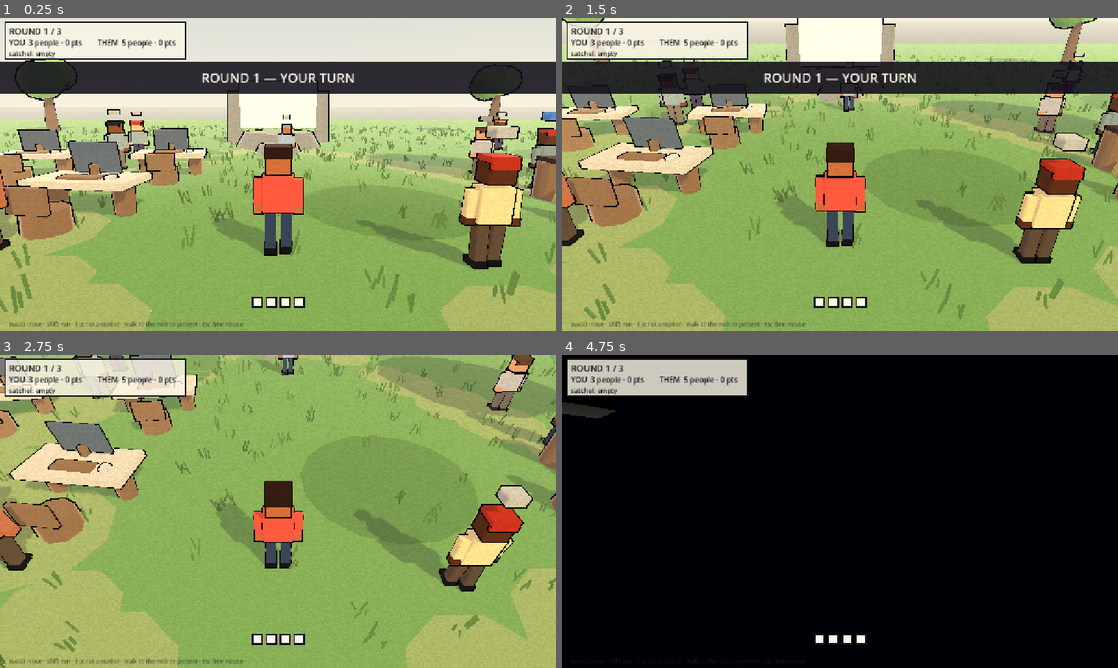
Above: before the commit, frames 1-4 (two rows, left to right).
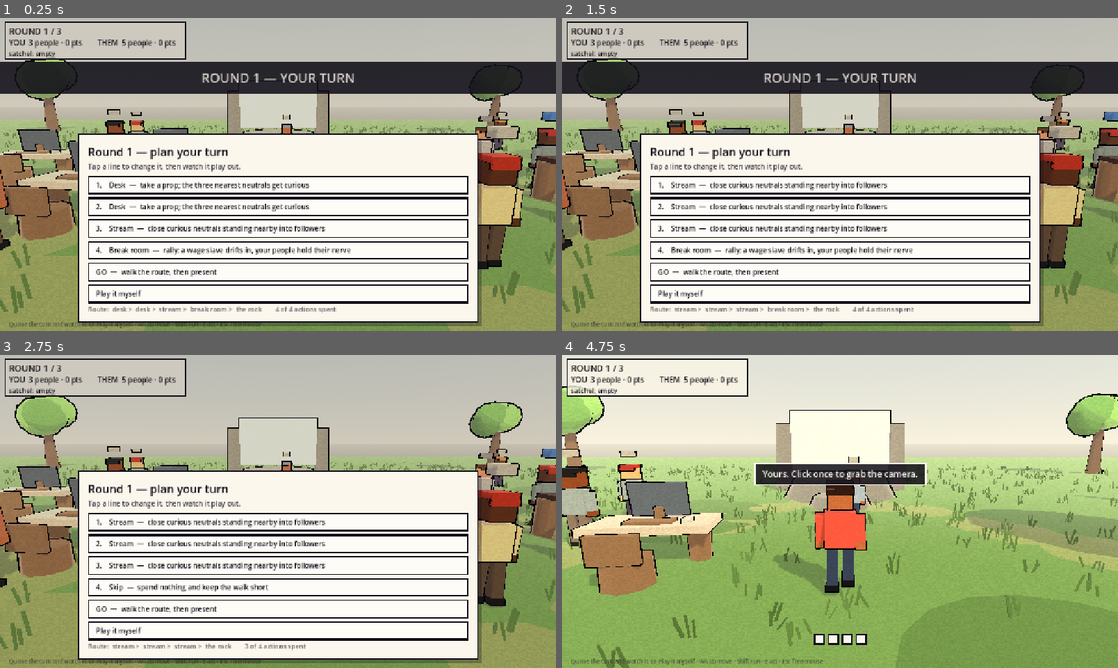
Above: after the commit, the same moments.

Repository: nathandunn/flipbook-field
Game: Godot game, scene res://scenes/main.tscn
Two runs of this game, one before a commit and one after it. Both use one fixed random seed, a clock stepped at 60 frames per second and the inputs below.
Inputs (mouse positions are in pixels of both pictures, inside the frame that each line leads up to):
- Up to frame 1 (0.25 s): no input
- Up to frame 2 (1.5 s): click (840, 183) at 0.5 s, where only the run after the commit has a clickable "1. Desk — take a prop, the th…"; click (840, 205) at 1.25 s, where only the run after the commit has a clickable "2. Desk — take a prop, the th…"
- Up to frame 3 (2.75 s): click (278, 586) at 2 s, where only the run after the commit has a clickable "4. Break room — rally: a wage…"
- Up to frame 4 (4.75 s): click (840, 630) at 2.75 s, where only the run after the commit has a clickable "Play it myself"; move the mouse to (867, 511) at 3.52 s; hold Shift (run) 3.53-4.28 s; hold W (move_forward) from 3.53 s (still down); move the mouse to (812, 511) at 4.27 s; tap E (interact) at 4.35 s; tap Shift (run) at 4.55 s

The runs differ from the first frame. In frame 1, 85% of the frame differs, in the area x 0-100%, y 0-100%; in frame 2, 86%; in frame 3, 96%; in frame 4, 98%.

Commit message:
Turn planner: queue the four actions, then watch the route play out
Every turn now opens on a planner instead of dropping you into the world.
Four slots cycling desk / stream / break room / skip, GO to watch the
character walk it, Take over to stop mid-route and keep what is unspent,
Play it myself to walk it by hand as before.

- planner.gd     new. Pure UI; knows the three verbs' names and nothing else
- player.gd      auto_target - walks itself there, overrides input_locked
- game.gd        _run_plan walks the route and fires the verbs
- build.sh       --import pass, or a class_name in a new script cannot resolve

Co-Authored-By: Claude Opus 5 <noreply@anthropic.com>
Claude-Session: https://claude.ai/code/session_01QVFjdR5Wx9YraLvh63mEVL

Diff:
--- a/project/scripts/game.gd
+++ b/project/scripts/game.gd
@@ -41,6 +41,11 @@
 var _used_names: Array[String] = []
 var _busy: bool = false
 var talk_cam: Camera3D
+
+var planner: Planner
+## True while a queued route is being walked. Cleared by "Take over", which is
+## how the autopilot loop knows to stop and hand the controls back.
+var _auto: bool = false
 
 
 func _ready() -> void:
@@ -70,8 +75,17 @@
 	talk_ui.finished.connect(_on_talk_finished)
 	talk_ui.round_closed.connect(_on_round_closed)
 
+	# Added in code rather than in the scene so the whole turn-planning feature is
+	# one file plus its wiring, and deleting it is one line.
+	planner = Planner.new()
+	planner.name = "Planner"
+	$UI.add_child(planner)
+	planner.plan_ready.connect(_on_plan_ready)
+	planner.manual.connect(_on_manual)
+	planner.took_over.connect(_on_took_over)
+
 	hud.set_hint(
-		"WASD move · Shift run · E act at a station · walk to the rock to present · Esc free mouse"
+		"Queue the turn and watch it, or Play it myself · WASD move · Shift run · E act · Esc free mouse"
 	)
 	_begin_player_turn()
 
@@ -153,6 +167,13 @@
 		p.resolve = false
 	_refresh_hud()
 	hud.banner("ROUND %d — YOUR TURN" % round_no, 2.0)
+
+	# The turn opens on the planner. Walking it by hand is one tap away, so this
+	# costs a player who wants the controls nothing but that tap.
+	_auto = false
+	_busy = true
+	player.auto_target = null
+	planner.open(round_no, actions_left)
 
 
 func _refresh_hud() -> void:
@@ -226,6 +247,98 @@
 			_act_break(Arch.Side.PLAYER)
 	_tick_influencers(Arch.Side.PLAYER)
 	_refresh_hud()
+
+
+# --- the queued turn ---------------------------------------------------------
+
+func _on_manual() -> void:
+	_auto = false
+	_busy = false
+	hud.toast("Yours. Click once to grab the camera.")
+
+
+## The player pressed Take over mid-route: stop at the next check, keep whatever
+## actions are unspent, hand the controls back.
+func _on_took_over() -> void:
+	_auto = false
+
+
+func _on_plan_ready(plan: Array) -> void:
+	_run_plan(plan)
+
+
+## Where a queued verb actually happens. Desks pick the nearest one, so a route
+## that gathers twice does not cross the field to do it.
+func _station_point(kind: int) -> Vector3:
+	match kind:
+		Office.St.STREAM:
+			return office.stream_point
+		Office.St.BREAK:
+			return office.break_point
+		Office.St.ROCK:
+			return office.rock_point
+	var best: Vector3 = office.desk_points[0]
+	var best_d := INF
+	for d in office.desk_points:
+		var dd: float = player.global_position.distance_to(d)
+		if dd < best_d:
+			best_d = dd
+			best = d
+	return best
+
+
+func _walk_player_to(pos: Vector3, max_time: float = 16.0) -> void:
+	player.auto_target = pos
+	var t := 0.0
+	while t < max_time and player.auto_target != null and _auto:
+		await get_tree().process_frame
+		t += get_process_delta_time()
+	player.auto_target = null
+
+
+func _run_plan(plan: Array) -> void:
+	_auto = true
+	_busy = true
+
+	var total: int = plan.size()
+	for i in range(total):
+		if not _auto or actions_left <= 0:
+			break
+		var kind := int(plan[i])
+		planner.running(i + 1, total, "Heading for the %s." % Planner.verb_name(kind).to_lower())
+		await _walk_player_to(_station_point(kind))
+		if not _auto:
+			break
+
+		actions_left -= 1
+		match kind:
+			Office.St.DESK:
+				_act_desk(Arch.Side.PLAYER)
+			Office.St.STREAM:
+				_act_stream(Arch.Side.PLAYER)
+			Office.St.BREAK:
+				_act_break(Arch.Side.PLAYER)
+		_tick_influencers(Arch.Side.PLAYER)
+		_refresh_hud()
+		# A beat to read the toast before the next leg starts.
+		await get_tree().create_timer(0.9).timeout
+
+	if not _auto:
+		planner.close()
+		_busy = false
+		hud.toast("Yours, with %d action%s left." % [actions_left, "" if actions_left == 1 else "s"])
+		return
+
+	planner.running(total, total, "Taking the rock.")
+	await _walk_player_to(office.rock_point)
+	planner.close()
+	# Taking over on the last leg means you did not want to present yet.
+	if not _auto:
+		_busy = false
+		hud.toast("Yours. Walk to the rock when you are ready.")
+		return
+	_auto = false
+	_start_talk(Arch.Side.PLAYER)
 
 
 # --- the three verbs ---------------------------------------------------------
--- /dev/null
+++ b/project/scripts/planner.gd
@@ -0,0 +1,268 @@
+## Planner — queue the turn's actions up front, then watch the route play out.
+##
+## The turn's real decision is where in the funnel to spend, and that decision is
+## made before you take a single step. Committing to a route and then watching it
+## execute makes the decision legible: you see what four actions actually cost in
+## walking, and you see the board react without your hands on it. Walking it by
+## hand is still there — this is a second way to take a turn, not a replacement.
+##
+## Pure UI. It knows the names of the three verbs and nothing else; [Game] owns
+## what they do.
+class_name Planner
+extends Control
+
+## [param plan] is an ordered Array of [enum Office.St] values with the skipped
+## slots already removed. An empty plan means "go straight to the rock".
+signal plan_ready(plan: Array)
+## The player would rather drive.
+signal manual()
+## Pressed mid-route: stop the autopilot, hand back the controls, keep whatever
+## actions are left.
+signal took_over()
+
+const PAPER := Color("fbf7ec")
+const INK := Color("12101a")
+
+## What a slot cycles through on each tap. -1 is "skip this action".
+const CYCLE: Array = [Office.St.DESK, Office.St.STREAM, Office.St.BREAK, -1]
+const SKIP := -1
+
+var _slots: Array = []
+## "off" | "plan" | "run"
+var _mode: String = "off"
+
+var _title: Label
+var _sub: Label
+var _hint: Label
+var _box: VBoxContainer
+var _panel_rect := Rect2()
+
+
+func _ready() -> void:
+	set_anchors_preset(Control.PRESET_FULL_RECT)
+	mouse_filter = Control.MOUSE_FILTER_STOP
+	visible = false
+
+	_title = _label(26, INK)
+	_sub = _label(16, Color(0.13, 0.11, 0.18, 0.85))
+	_hint = _label(15, Color(0.13, 0.11, 0.18, 0.70))
+	_hint.autowrap_mode = TextServer.AUTOWRAP_WORD_SMART
+
+	_box = VBoxContainer.new()
+	_box.add_theme_constant_override("separation", 7)
+	add_child(_box)
+
+
+func _label(size: int, col: Color) -> Label:
+	var l := Label.new()
+	l.add_theme_font_size_override("font_size", size)
+	l.add_theme_color_override("font_color", col)
+	l.mouse_filter = Control.MOUSE_FILTER_IGNORE
+	add_child(l)
+	return l
+
+
+# --- the three verbs, as the planner names them ------------------------------
+
+static func verb_name(v: int) -> String:
+	match v:
+		Office.St.DESK:
+			return "Desk"
+		Office.St.STREAM:
+			return "Stream"
+		Office.St.BREAK:
+			return "Break room"
+	return "Skip"
+
+
+static func verb_blurb(v: int) -> String:
+	match v:
+		Office.St.DESK:
+			return "take a prop; the three nearest neutrals get curious"
+		Office.St.STREAM:
+			return "close curious neutrals standing nearby into followers"
+		Office.St.BREAK:
+			return "rally: a wage slave drifts in, your people hold their nerve"
+	return "spend nothing and keep the walk short"
+
+
+# --- planning ----------------------------------------------------------------
+
+## Gather, gather, close, rally — the same legible line the nemesis plays, so
+## pressing Go without touching anything is a real turn rather than a trap.
+func _default_plan(budget: int) -> Array:
+	var base: Array = [Office.St.DESK, Office.St.DESK, Office.St.STREAM, Office.St.BREAK]
+	var out: Array = []
+	for i in range(budget):
+		out.append(base[i] if i < base.size() else Office.St.DESK)
+	return out
+
+
+func open(round_no: int, budget: int) -> void:
+	_mode = "plan"
+	if _slots.size() != budget:
+		_slots = _default_plan(budget)
+	visible = true
+	# The pointer is captured for camera look during play; the planner needs it back.
+	Input.mouse_mode = Input.MOUSE_MODE_VISIBLE
+	_title.text = "Round %d — plan your turn" % round_no
+	_sub.text = "Tap a line to change it, then watch it play out."
+	_rebuild()
+
+
+func _rebuild() -> void:
+	_clear()
+	for i in range(_slots.size()):
+		var v: int = int(_slots[i])
+		var b := _button("%d.    %s  —  %s" % [i + 1, verb_name(v), verb_blurb(v)])
+		b.pressed.connect(_cycle.bind(i))
+	_button("GO  —  walk the route, then present").pressed.connect(_go)
+	_button("Play it myself").pressed.connect(_by_hand)
+	_hint.text = _route_line()
+
+
+func _route_line() -> String:
+	var steps: Array[String] = []
+	for v in _slots:
+		if int(v) != SKIP:
+			steps.append(verb_name(int(v)).to_lower())
+	steps.append("the rock")
+	var spent := _slots.size()
+	for v in _slots:
+		if int(v) == SKIP:
+			spent -= 1
+	return "Route:  %s        %d of %d actions spent" % [
+		" >  ".join(steps), spent, _slots.size()
+	]
+
+
+func _cycle(i: int) -> void:
+	var at: int = CYCLE.find(int(_slots[i]))
+	_slots[i] = CYCLE[(at + 1) % CYCLE.size()]
+	_rebuild()
+
+
+func _go() -> void:
+	var plan: Array = []
+	for v in _slots:
+		if int(v) != SKIP:
+			plan.append(int(v))
+	_clear()
+	plan_ready.emit(plan)
+
+
+func _by_hand() -> void:
+	close()
+	manual.emit()
+
+
+# --- watching ----------------------------------------------------------------
+
+## Slim bar shown while the route plays: where we are, and one way out.
+func running(step: int, total: int, text: String) -> void:
+	_mode = "run"
+	visible = true
+	_title.text = "Walking the route — %d of %d" % [step, total]
+	_sub.text = text
+	_hint.text = ""
+	_clear()
+	_button("Take over — stop here, keep what is left").pressed.connect(_take_over)
+
+
+func _take_over() -> void:
+	close()
+	took_over.emit()
+
+
+func close() -> void:
+	_mode = "off"
+	visible = false
+	_clear()
+
+
+# --- widgets -----------------------------------------------------------------
+
+func _clear() -> void:
+	for c in _box.get_children():
+		# Removed before freeing, not just queued: a rebuild happens inside one
+		# frame and a deferred free would leave the old row still taking space.
+		_box.remove_child(c)
+		c.queue_free()
+
+
+## Paper cards with an ink border, matching the talk panel, so the whole UI reads
+## as printed on the same page as the world.
+func _button(text: String) -> Button:
+	var b := Button.new()
+	b.text = text
+	b.add_theme_font_size_override("font_size", 16)
+	b.custom_minimum_size = Vector2(560, 42)
+	b.focus_mode = Control.FOCUS_NONE
+	b.alignment = HORIZONTAL_ALIGNMENT_LEFT
+	b.add_theme_color_override("font_color", INK)
+	b.add_theme_color_override("font_hover_color", INK)
+	b.add_theme_color_override("font_pressed_color", PAPER)
+	b.add_theme_stylebox_override("normal", _card(Color(1, 1, 1, 0.55)))
+	b.add_theme_stylebox_override("hover", _card(Color(1, 1, 1, 0.95)))
+	b.add_theme_stylebox_override("pressed", _card(Color(0.13, 0.11, 0.18, 0.9)))
+	_box.add_child(b)
+	return b
+
+
+func _card(fill: Color) -> StyleBoxFlat:
+	var sb := StyleBoxFlat.new()
+	sb.bg_color = fill
+	sb.border_color = INK
+	sb.set_border_width_all(3)
+	sb.set_content_margin_all(10)
+	sb.content_margin_left = 18
+	return sb
+
+
+func _process(_delta: float) -> void:
+	if not visible:
+		return
+	var vp := get_viewport_rect().size
+	# A bottom bar rather than a centred dialog: the office has to stay visible
+	# while you plan a route through it.
+	var w: float = minf(920.0, vp.x - 40.0)
+	var tall: float = 150.0 if _mode == "run" else 120.0 + float(_slots.size() + 2) * 52.0
+	var h: float = minf(tall, vp.y * 0.70)
+	_panel_rect = Rect2(
+		Vector2(roundf(vp.x * 0.5 - w * 0.5), roundf(vp.y - h - 22.0)), Vector2(w, h)
+	)
+
+	var pad := 22.0
+	var x := _panel_rect.position.x + pad
+	var y := _panel_rect.position.y + pad
+
+	_title.size = _title.get_minimum_size()
+	_title.position = Vector2(x, y)
+	y += _title.size.y + 4
+
+	_sub.size = _sub.get_minimum_size()
+	_sub.position = Vector2(x, y)
+	y += _sub.size.y + 10
+
+	_box.position = Vector2(x, y)
+	_box.size = Vector2(_panel_rect.size.x - pad * 2.0, 0)
+	for c in _box.get_children():
+		(c as Control).custom_minimum_size.x = _panel_rect.size.x - pad * 2.0
+
+	_hint.size = Vector2(_panel_rect.size.x - pad * 2.0, 22)
+	_hint.position = Vector2(x, _panel_rect.end.y - pad - 18.0)
+
+	queue_redraw()
+
+
+func _draw() -> void:
+	if not visible:
+		return
+	var vp := get_viewport_rect().size
+	draw_rect(Rect2(Vector2.ZERO, vp), Color(0.07, 0.06, 0.1, 0.18), true)
+	draw_rect(
+		Rect2(_panel_rect.position + Vector2(8, 9), _panel_rect.size),
+		Color(0.07, 0.06, 0.1, 0.30), true
+	)
+	draw_rect(_panel_rect, PAPER, true)
+	draw_rect(_panel_rect, INK, false, 3.0)
--- a/project/scripts/player.gd
+++ b/project/scripts/player.gd
@@ -18,6 +18,15 @@
 
 var rig: BlockFigure
 var input_locked: bool = false
+
+## When set, the character walks itself there and ignores the stick entirely.
+## Cleared on arrival, which is how [Game] knows a queued leg is done. Autopilot
+## deliberately overrides [member input_locked]: a planned route plays out while
+## the controls are locked, which is the whole point of watching it.
+var auto_target: Variant = null
+## Brisk but still readable — the walk is the thing being watched.
+@export var auto_speed: float = 4.4
+const AUTO_ARRIVE := 0.55
 
 ## Set by TouchControls on phones; added to the keyboard stick each frame.
 var touch_move := Vector2.ZERO
@@ -126,7 +135,17 @@
 		velocity.y = 0.0
 
 	var dir := Vector3.ZERO
-	if not input_locked:
+	var auto := false
+	if auto_target != null:
+		var t: Vector3 = auto_target
+		var to := Vector3(t.x - global_position.x, 0.0, t.z - global_position.z)
+		if to.length() <= AUTO_ARRIVE:
+			auto_target = null
+		else:
+			dir = to.normalized()
+			auto = true
+
+	if not auto and not input_locked:
 		var stick := Input.get_vector("move_left", "move_right", "move_forward", "move_back")
 		stick += touch_move
 		if stick.length() > 1.0:
@@ -142,7 +161,7 @@
 		else:
 			dir = Vector3.ZERO
 
-	var speed := run_speed if Input.is_action_pressed("run") else walk_speed
+	var speed := auto_speed if auto else (run_speed if Input.is_action_pressed("run") else walk_speed)
 	var target := dir * speed
 	velocity.x = move_toward(velocity.x, target.x, acceleration * delta)
 	velocity.z = move_toward(velocity.z, target.z, acceleration * delta)
Not shown, added: project/scripts/planner.gd.uid
Not shown, changed: README.md
Not shown, changed: build.sh
Not shown, changed: web/index.html
Not shown, changed: web/index.js.gz
Not shown, changed: web/index.pck
Not shown, changed: web/index.wasm.gz
